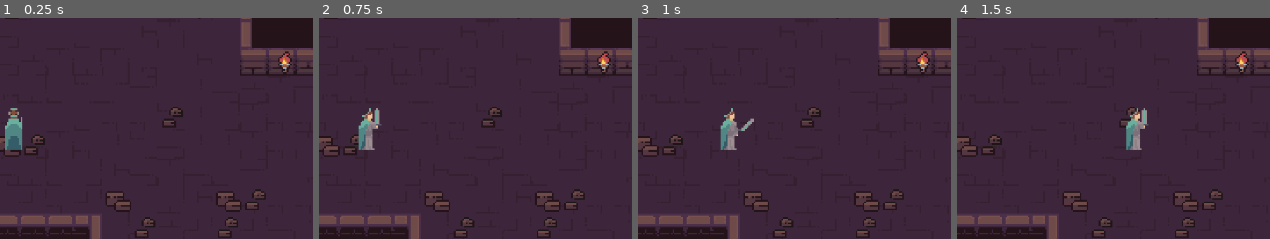
Above: before the commit, frames 1-4 (left to right).
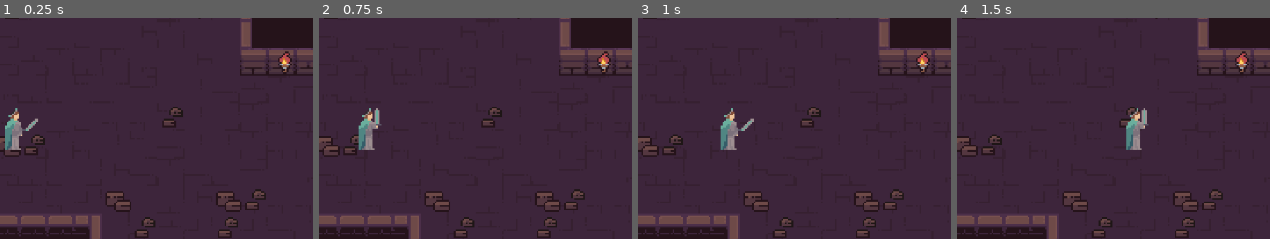
Above: after the commit, the same moments.

Repository: ArKade523/virtue-for-vice
Game: Godot game, scene res://Scenes/dungeon1.tscn
The game is run twice, just before and just after one commit, with the same random seed, the same clock (stepped at 60 frames per second) and the same inputs.
Inputs:
- Up to frame 1 (0.25 s): no input
- Up to frame 2 (0.75 s): tap Enter (ui_accept) at 0.5 s; hold D (right) from 0.53 s (still down); tap Space (attack) at 0.6 s
- Up to frame 3 (1 s): keep holding D (right); tap Enter (ui_accept) at 0.77 s
- Up to frame 4 (1.5 s): keep holding D (right); tap Space (attack) at 1.35 s
The pictures show only the part of the screen within x 24-74%, y 13-63%; the shares and areas given below are measured in that part.

The runs differ from the first frame. In frame 1, 0.7% of the frame differs, in the area x 2-13%, y 40-60%; in frame 2, nothing differs; in frame 3, nothing differs; in frame 4, nothing differs.

Commit message:
Attack animation implemented, working on logic for doing damage to enemies and for taking damage.

Diff:
--- a/Scenes/player_teal.tscn
+++ b/Scenes/player_teal.tscn
@@ -260,4 +260,14 @@
 [node name="AnimatedSprite2D" type="AnimatedSprite2D" parent="."]
 position = Vector2(48, -160)
 sprite_frames = SubResource("SpriteFrames_jthdb")
-animation = &"attack_up"
+animation = &"attack_right"
+frame_progress = 0.281886
+
+[node name="sword_hit" type="Area2D" parent="AnimatedSprite2D"]
+
+[node name="CollisionPolygon2D" type="CollisionPolygon2D" parent="AnimatedSprite2D/sword_hit"]
+position = Vector2(-10, 9)
+scale = Vector2(1.15972, 1.26705)
+polygon = PackedVector2Array(12.0719, -16.574, 12.0719, 2.36771, 21.5569, 3.94619, 21.5569, -7.10314, 21.5569, -18.1525)
+
+[connection signal="area_entered" from="AnimatedSprite2D/sword_hit" to="." method="_on_sword_hit_area_entered"]
--- a/Scripts/Player.gd
+++ b/Scripts/Player.gd
@@ -64,3 +64,8 @@
 
 	# Animation finished, return to idle
 	is_attacking = false
+
+
+func _on_sword_hit_area_entered(area: Area2D) -> void:
+	if area.is_in_group("hurtbox"):
+		area.take_damage()
